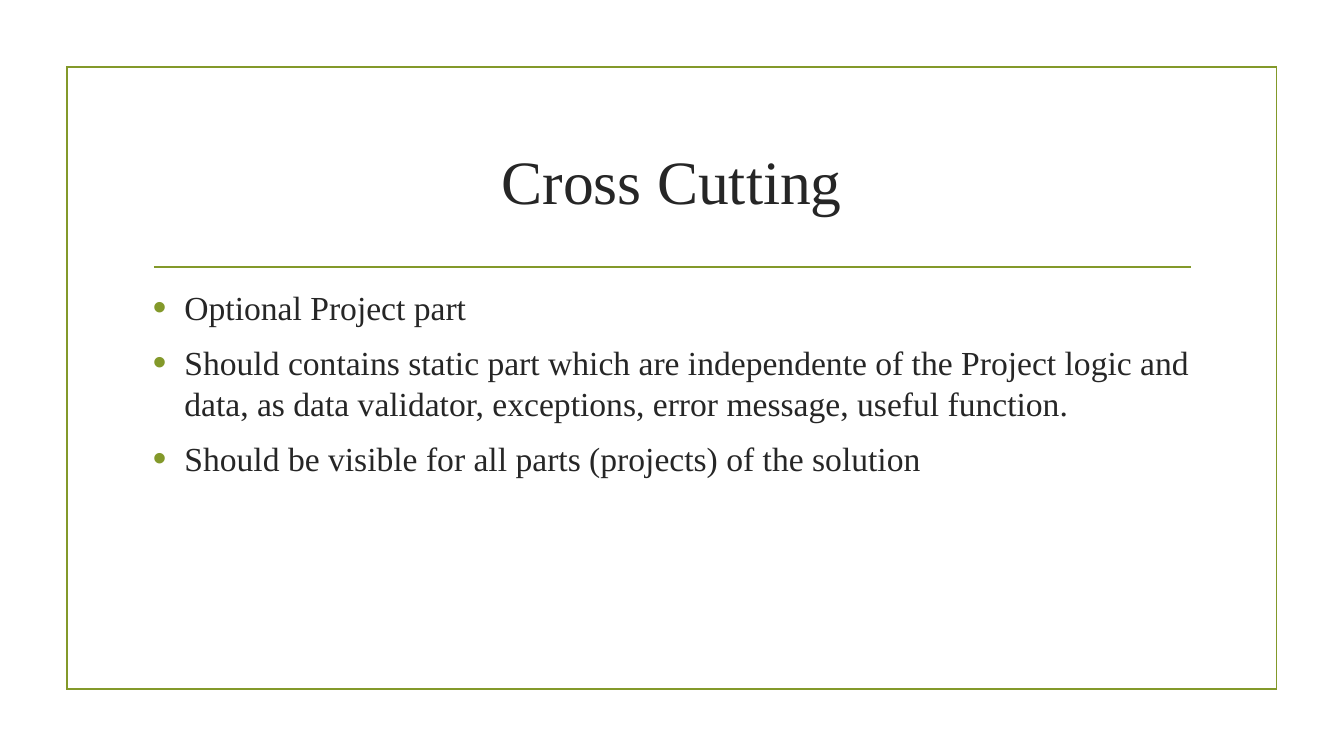
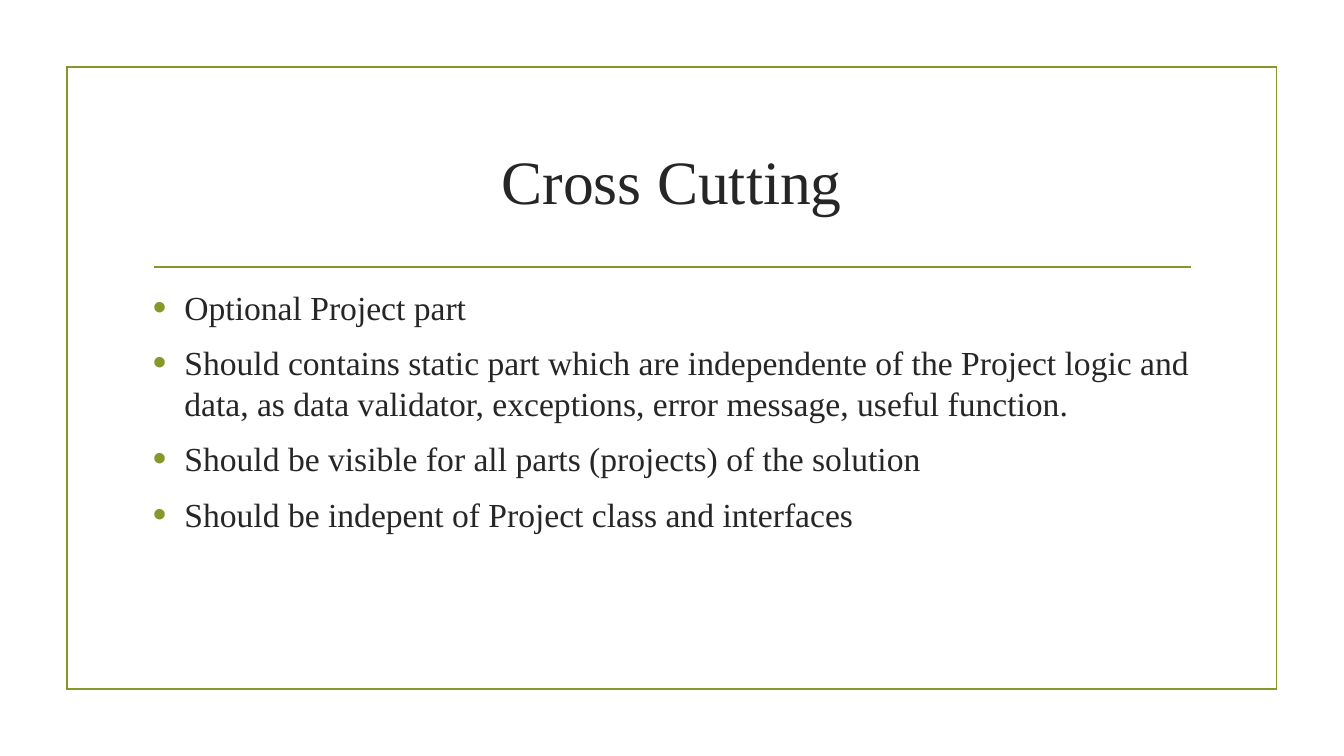
Before and after one commit to flpinheiro/TemplateApi, a slide deck: slide 18 of Presentation/Template_en.pptx. Drawn at 1344x756 pixels with LibreOffice and Linux fonts; fonts in the diff are those of the drawing; background and template pictures are left out. Boxes give left, top, right and bottom in pixels: in the first picture for what was removed or moved away, otherwise in the second. Text is boxed around its words. In the diff, an @@ line names an element or a change of style, - is before the commit and + after.

Commit message:
update pptx

```diff
--- a/Presentation/Template_en.pptx
+++ b/Presentation/Template_en.pptx
@@ text at bbox=[184, 503, 853, 533]: paragraph added @@
+• Should be indepent of Project class and interfaces
```
Also in this commit, not shown: 1 slide added, 1 other file.
